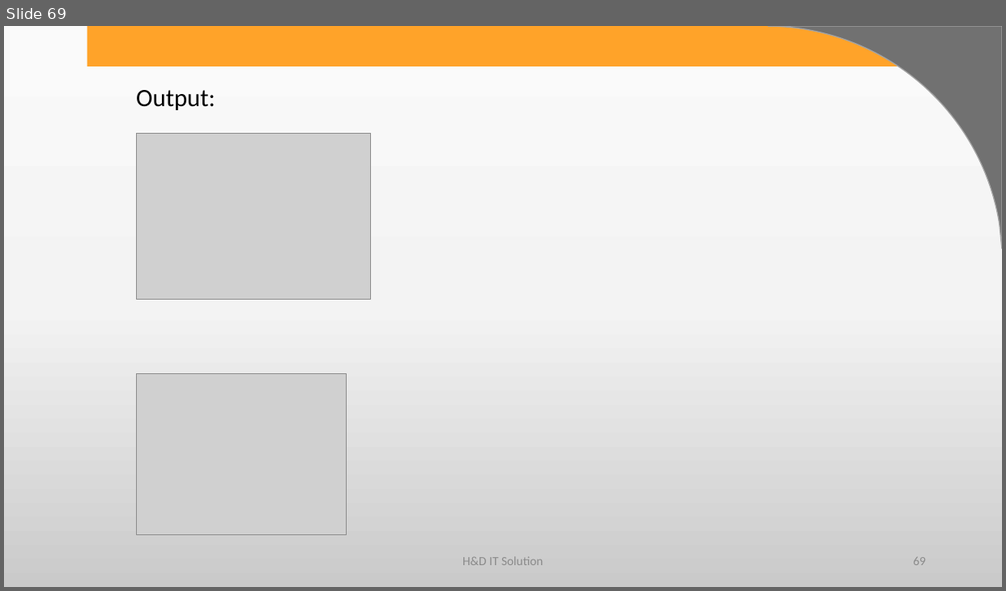
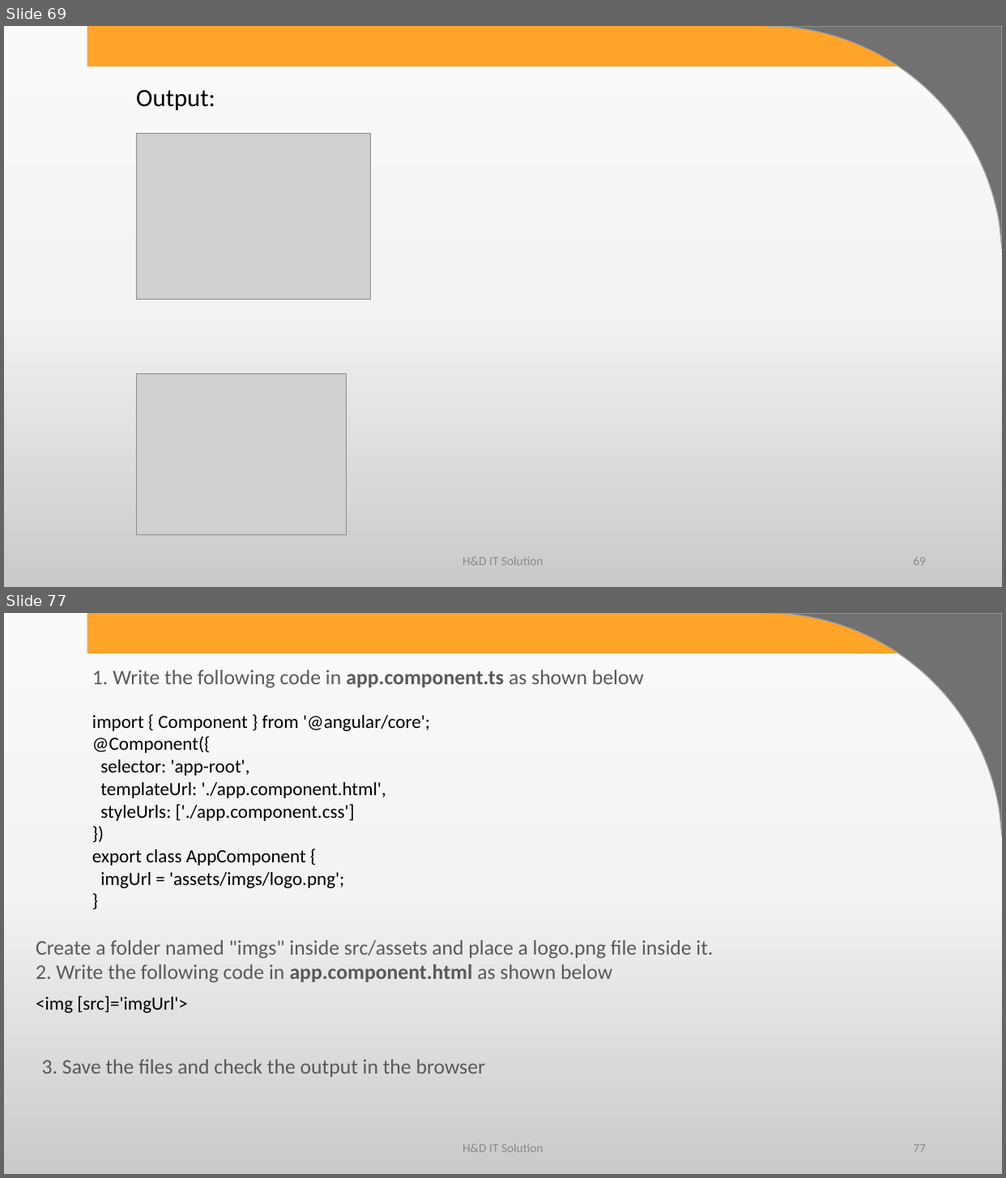
Before and after one commit to harshadasawant/infiniteAngular, a slide deck: ppt/ANGULAR.pptx. Shown one above the other, each under a label of ours: slide 69 before the commit, slides 69 and 77 after it; the slides between them are not shown. The pictures are 1006x591 and 1006x1178 pixels, drawn with LibreOffice and Linux fonts; fonts in the diff are those of the drawing; grey boxes stand for pictures; background and template pictures are left out. Boxes give left, top, right and bottom in pixels: in the first picture for what was removed or moved away, otherwise in the second. Text is boxed around its words. In the diff, an @@ line names an element or a change of style, - is before the commit and + after.

```diff
--- a/ppt/ANGULAR.pptx
+++ b/ppt/ANGULAR.pptx
@@ slide 77 added at [4, 613, 1002, 1174], background gradient #FBFBFB to #F4F4F4 to #CBCBCB; not listed: 2 template elements that a slide beside it also shows @@
@@ text added at [92, 670, 644, 688], 20 pt, text #595959 @@
+1. Write the following code in app.component.ts as shown below
@@ text added at [92, 715, 430, 888], 18 pt, text #000000 @@
+import { Component } from '@angular/core';
+@Component({
+selector: 'app-root',
+templateUrl: './app.component.html',
+styleUrls: ['./app.component.css']
+})
+export class AppComponent {
+imgUrl = 'assets/imgs/logo.png';
+}
@@ text added at [36, 940, 713, 983], 20 pt, text #595959 @@
+Create a folder named "imgs" inside src/assets and place a logo.png file inside it.
+2. Write the following code in app.component.html as shown below
@@ text added at [36, 996, 188, 1013], 18 pt, text #000000 @@
+<img [src]='imgUrl'>
@@ text added at [42, 1059, 485, 1077], 20 pt, text #595959 @@
+3. Save the files and check the output in the browser
@@ text added at [462, 1144, 543, 1152], 12 pt, text #8C8C8C @@
+H&D IT Solution
@@ page number added at [913, 1144, 926, 1152], 12 pt, text #8C8C8C @@
+77
```
Also in this commit, not shown: 37 other slides added, 6 other files.
